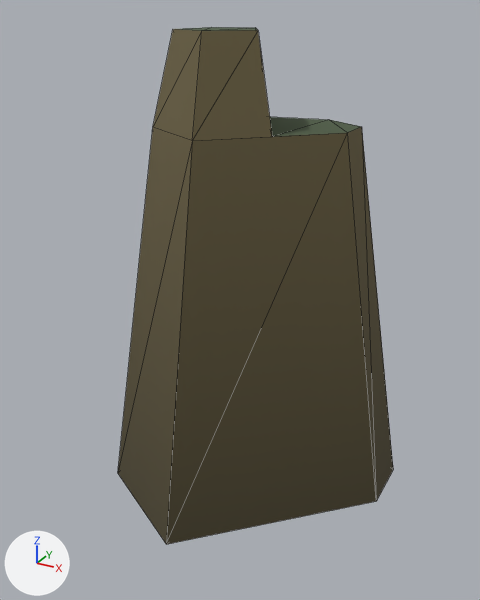
Renders of the glTF model public/props/findling_hoch.glb from each side of a commit.
Camera for both pictures: a 50 mm lens placed at (1.024, -1.955, 1.76), pointed at (-0.029, -0.04, 0.802). Every picture has the same lights, and +X, +Y and +Z are marked at lower left. The older version comes first. Mesh edges are drawn as thin lines. Vertices at exactly the same position are counted once.

Objects in the first picture: 'findling_hoch'.
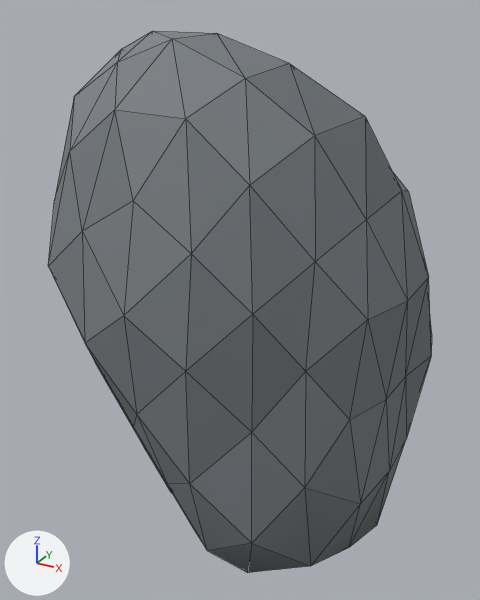
The change, as a list of edits to the scene's bpy script:
```text
Change me_findling_hoch:
    used by ob_findling_hoch; location = (0.0, 0.0, 0.0)
    remove me_findling_hoch.from_pydata(...)  # 19 vertices, 37 faces; spans x -0.5..0.5, y -0.47..0.47, z 0.0..1.7
    add me_findling_hoch.from_pydata(...)  # 162 vertices, 320 faces; spans x -0.73..0.73, y -0.76..0.76, z -1.0..1.0
    me_findling_hoch part 1: the whole mesh is rebuilt
Change ob_findling_hoch:
    ob_findling_hoch.location: (0.0, 0.0, 0.0) -> (0.0, 0.0, 0.85)
    ob_findling_hoch.scale: (1.0, 1.0, 1.0) -> (0.85, 0.85, 0.85)
```

Boxes (x1, y1, x2, y2) around the edits, measured in the pictures (480 x 600 px):
'findling_hoch', reshaped, moved, rescaled (39% wider): before (118, 27, 393, 544); after (48, 31, 432, 573)
